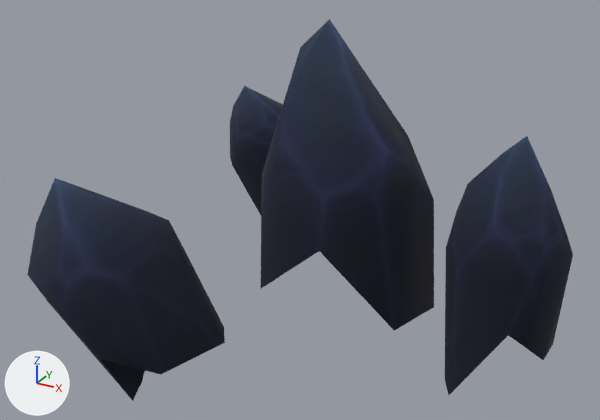
A saved change to the glTF model 3d/mine-hantee/models/storm_doodad_kingscrest_minecrystals_00.glb.
One viewpoint serves both versions: a 50 mm camera at (0.922, -2.188, 2.218) aimed at (-0.209, -0.132, 1.19). Lighting does not change. The marker at lower left points along +X, +Y and +Z. The picture after the commit comes second. Vertices at exactly the same position are counted once.

Before the edit, the objects in view are built like this:
```python
mat_material_0 = principled_material('Material_0')
mat_material_0.texture = img_storm_kingscrest_minecrystals_blue_diff_jpg
mat_material_0.roughness = 1.0
me_mesh_0 = bpy.data.meshes.new('Mesh_0')
me_mesh_0.from_pydata(...)  # 121 vertices, 199 faces; spans x -0.84..0.61, y -0.803..0.627, z 0.608..1.742
me_mesh_0.materials.append(mat_material_0)  # picture img_storm_kingscrest_minecrystals_blue_diff_jpg
ob_mesh_0 = bpy.data.objects.new('Mesh_0', me_mesh_0)
ob_mesh_0.location = (0.0, 0.0, 0.0)
```
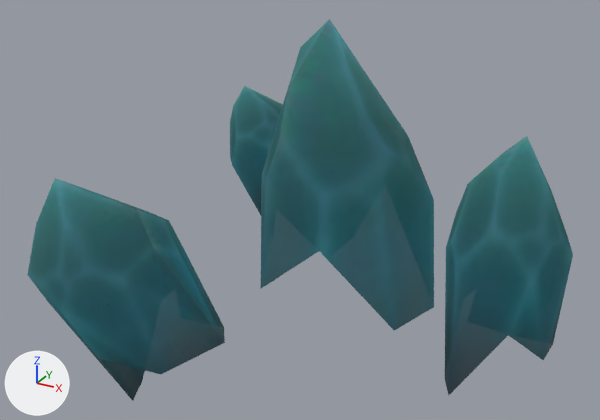
Where the newer file only moved an object's origin or applied its transform, the numbers keep the older frame.

The change, as a list of edits to the scene's bpy script:
```text
Add img_storm_kingscrest_minecrystals_blue_diff_storm_kingscrest_minecrystals_blue_diff_fx_png:
    img_storm_kingscrest_minecrystals_blue_diff_storm_kingscrest_minecrystals_blue_diff_fx_png = load_image('storm_kingscrest_minecrystals_blue_diff_storm_kingscrest_minecrystals_blue_diff_fx.png', '../textures/storm_kingscrest_minecrystals_blue_diff_storm_kingscrest_minecrystals_blue_diff_fx.png', 256, 128, 'sRGB')
Add img_storm_kingscrest_minecrystals_blue_glow_lum_jpg:
    img_storm_kingscrest_minecrystals_blue_glow_lum_jpg = load_image('storm_kingscrest_minecrystals_blue_glow_lum.jpg', '../textures/storm_kingscrest_minecrystals_blue_glow_lum.jpg', 256, 128, 'sRGB')
Change mat_material_0:
    remove # nodes: BsdfPrincipled, OutputMaterial, TexImage
    remove # uses the picture img_storm_kingscrest_minecrystals_blue_diff_jpg
    nodes: BsdfPrincipled, Mapping x2, OutputMaterial, TexImage x2, UVMap x2
    uses the picture img_storm_kingscrest_minecrystals_blue_diff_storm_kingscrest_minecrystals_blue_diff_fx_png
    uses the picture img_storm_kingscrest_minecrystals_blue_glow_lum_jpg
Change me_mesh_0:
    where me_mesh_0.from_pydata(...)  # 121 vertices, 199 faces; spans x -0.84..0.61, y -0.803..0.627, z 0.608..1.742
    used by ob_mesh_0; location = (0.0, 0.0, 0.0)
    me_mesh_0 part 1: 199 kept faces spanning x -0.84..0.61, y -0.803..0.627, z 0.608..1.742 get new texture (UV) coordinates
```

Boxes (x1, y1, x2, y2) around the edits, measured in the pictures (600 x 420 px):
'Mesh_0', surface changed (lighter): (28, 19, 573, 401) in both
